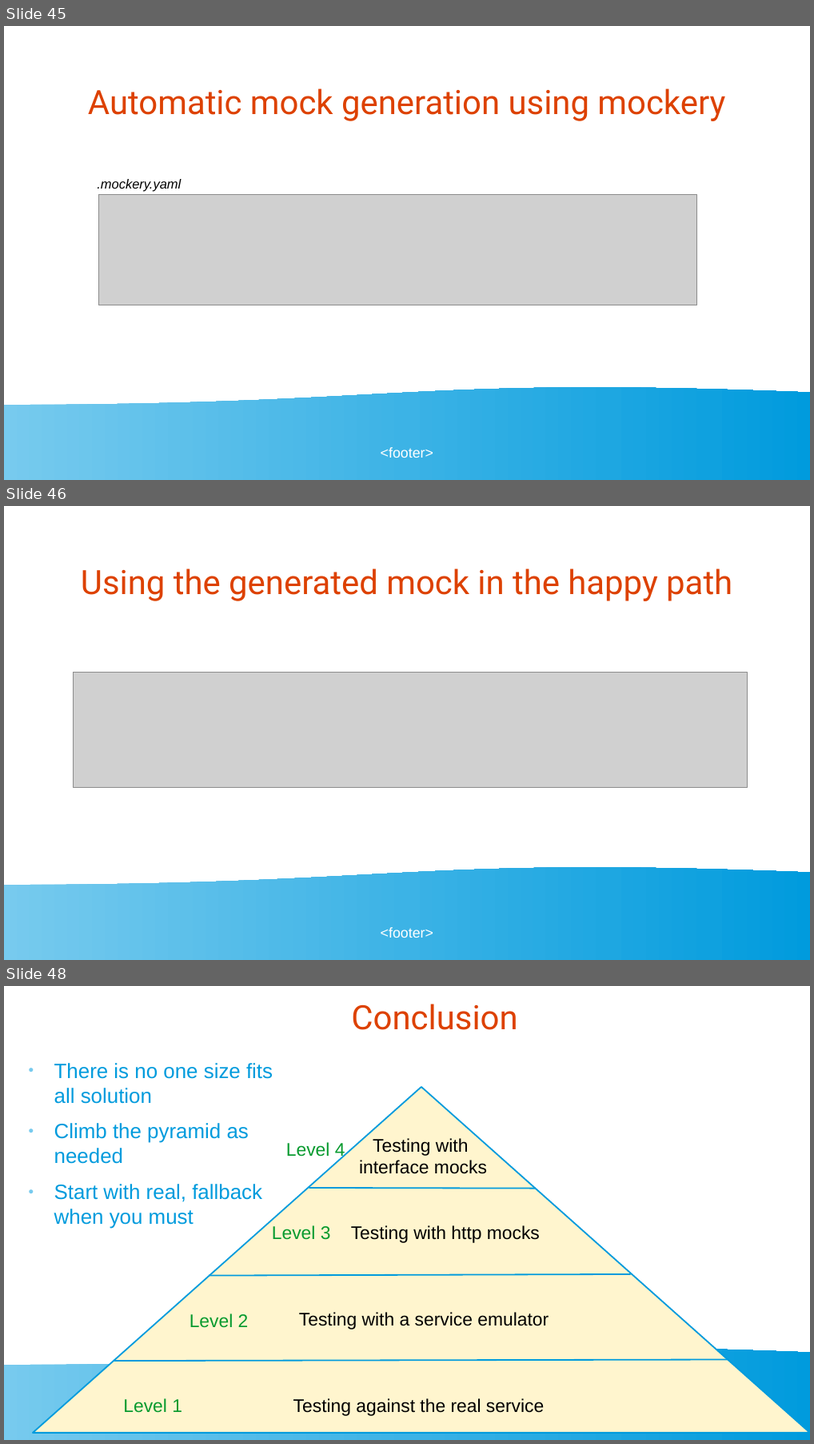
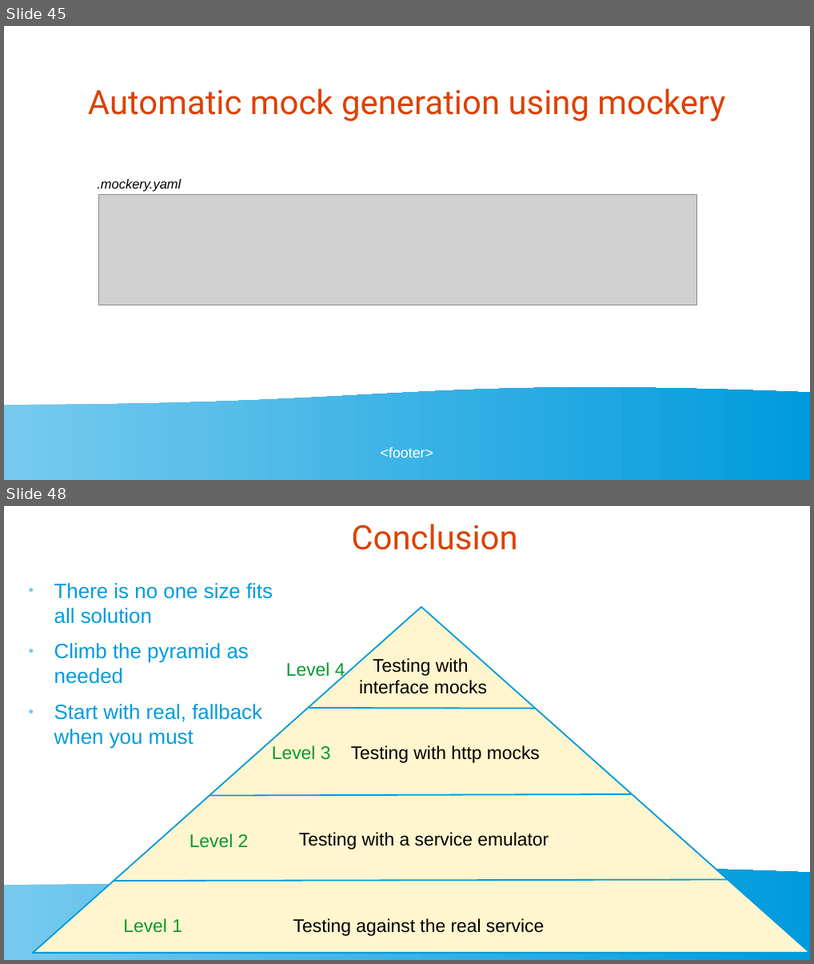
Before and after one commit to golangbot/gophercon-uk-2025-talk, a slide deck: Presentation.odp. Shown one above the other, each under a label of ours: slides 45, 46 and 48 before the commit, slides 45 and 48 after it; the slides between them are not shown. The pictures are 814x1444 and 814x964 pixels, drawn with LibreOffice and Linux fonts; fonts in the diff are those of the drawing; grey boxes stand for pictures. Boxes give left, top, right and bottom in pixels: in the first picture for what was removed or moved away, otherwise in the second. Text is boxed around its words. In the diff, an @@ line names an element or a change of style, - is before the commit and + after.

```diff
--- a/Presentation.odp
+++ b/Presentation.odp
@@ slide 46 removed at (x1=4, y1=506, x2=810, y2=960), background #FFFFFF; not listed: 2 template elements that a slide beside it also shows @@
@@ title removed at (x1=81, y1=568, x2=733, y2=601) @@
-Using the generated mock in the happy path
@@ picture removed at (x1=73, y1=672, x2=747, y2=787) @@
```
Also in this commit, not shown: 2 slides changed, 1 slide added, 1 other file.
